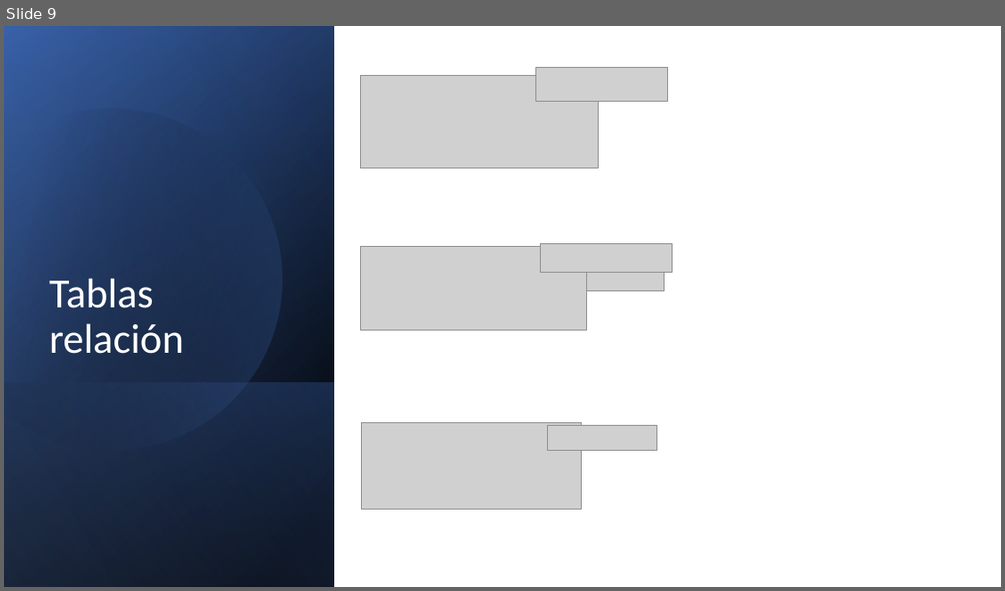
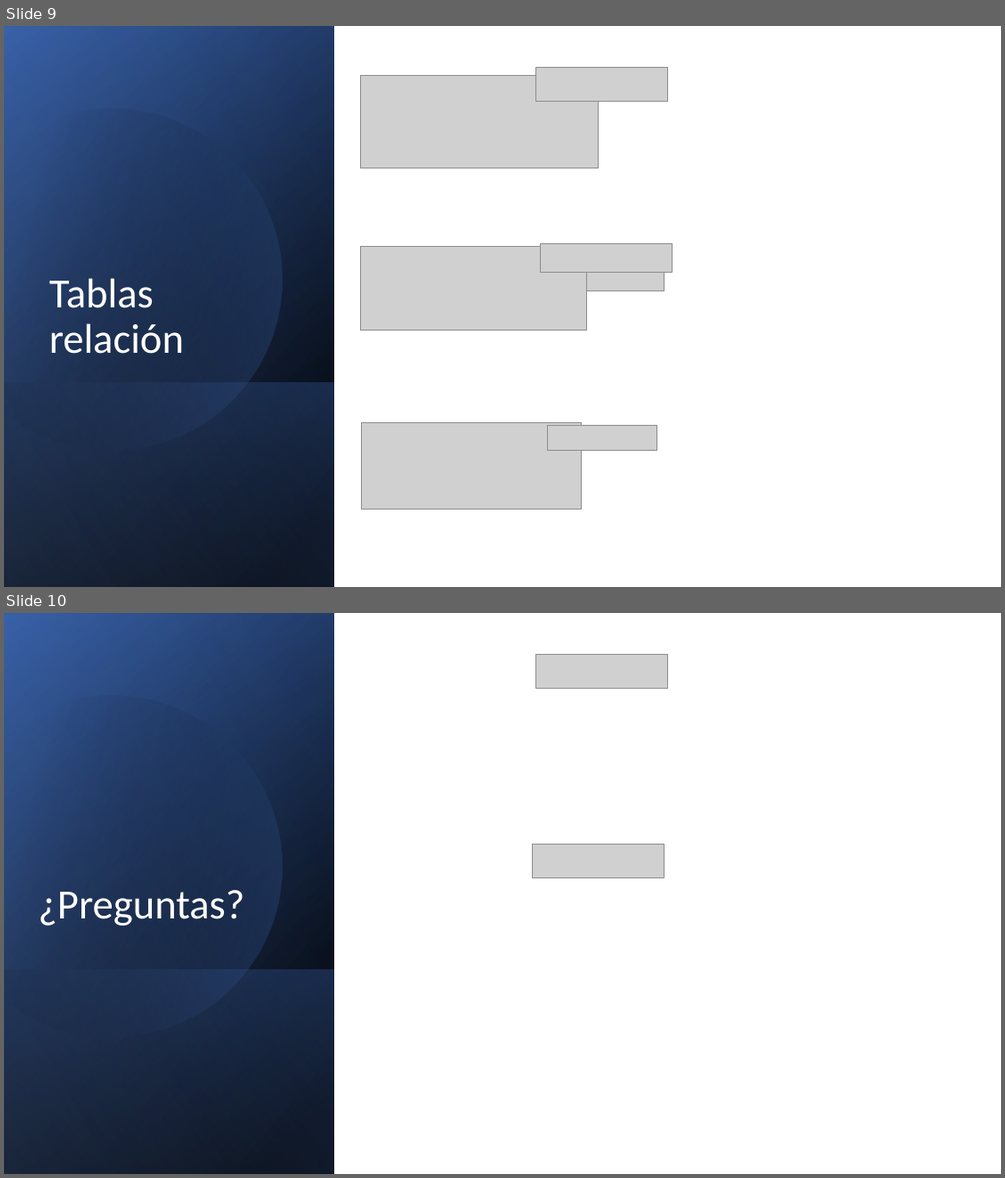
Before and after one commit to Carolinabegara/TGI, a slide deck: PresentaciónCS.pptx. Shown one above the other, each under a label of ours: slide 9 before the commit, slides 9 and 10 after it. The pictures are 1005x591 and 1005x1178 pixels, drawn with LibreOffice and Linux fonts; fonts in the diff are those of the drawing; grey boxes stand for pictures. Boxes give left, top, right and bottom in pixels: in the first picture for what was removed or moved away, otherwise in the second. Text is boxed around its words. In the diff, an @@ line names an element or a change of style, - is before the commit and + after.

```diff
--- a/PresentaciónCS.pptx
+++ b/PresentaciónCS.pptx
@@ slide 10 added at <box>4,613,1001,1174</box>, background #FFFFFF @@
@@ rectangle added at <box>4,613,334,1174</box>, fill gradient #000000 to #2F5597 @@
@@ rectangle added at <box>4,614,334,1174</box>, fill gradient #000000 to #4472C4 @@
@@ rectangle added at <box>4,613,334,1174</box>, fill gradient #000000 to #8FAADC @@
@@ freeform shape added at <box>4,655,324,1071</box>, fill gradient #000000 to #4472C4 @@
@@ picture added at <box>535,654,667,688</box> @@
@@ picture added at <box>533,844,664,877</box> @@
@@ title added at <box>38,890,244,925</box>, 40 pt, text #FFFFFF @@
+¿Preguntas?
@@ rectangle added at <box>4,969,334,1174</box>, fill gradient #4472C4 to #000000 @@
```
Also in this commit, not shown: 3 slides changed, 1 slide removed.
